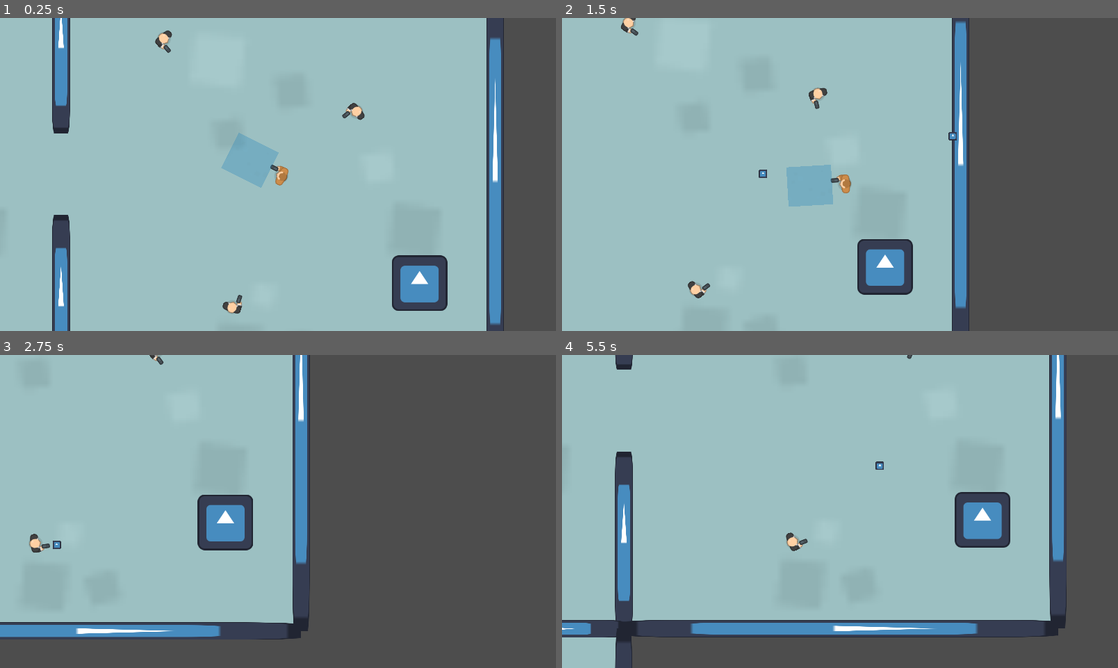
Above: before the commit, frames 1-4 (two rows, left to right).
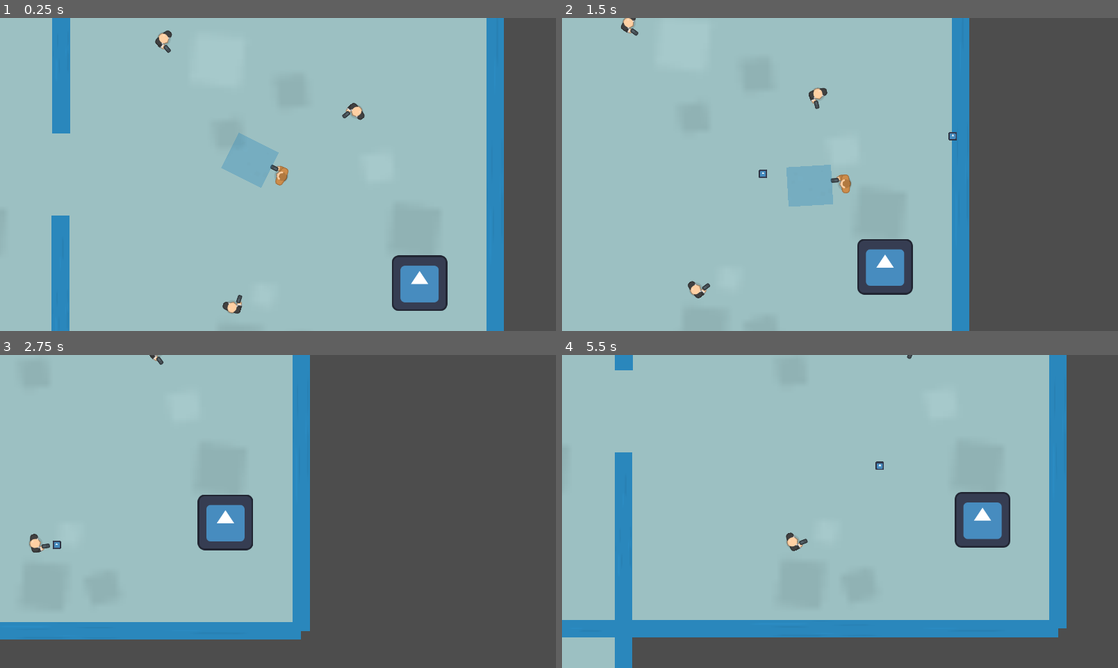
Above: after the commit, the same moments.

Repository: dmq262/Shadow-Stallion
Game: Godot game, scene res://scenes/main.tscn
The game is run twice, just before and just after one commit, with the same random seed, the same clock (stepped at 60 frames per second) and the same inputs. The engine's default icon, where the game draws it, is replaced by a stand-in: a white triangle on a blue panel in a dark square. Sound files missing from this copy of the repository are replaced by a short silence.
Inputs (mouse positions are in pixels of both pictures, inside the frame that each line leads up to):
- Up to frame 1 (0.25 s): no input
- Up to frame 2 (1.5 s): move the mouse to (962, 158) at 0.52 s; hold D (move_right) 0.53-1.28 s; click (962, 158) at 0.6 s; move the mouse to (728, 190) at 1.27 s; hold S (move_down) from 1.28 s (still down); right-click (728, 190) at 1.35 s
- Up to frame 3 (2.75 s): click (166, 527) at 1.55 s; move the mouse to (333, 442) at 2.02 s; release S (move_down) at 2.03 s; hold D (move_right) from 2.03 s (still down); tap Shift (dash) at 2.1 s; click (333, 442) at 2.3 s
- Up to frame 4 (5.5 s): move the mouse to (812, 574) at 2.77 s; release D (move_right) at 2.78 s; hold W (move_up) 2.78-3.53 s; click (812, 574) at 2.85 s; move the mouse to (1006, 558) at 3.52 s; hold A (move_left) 3.53-5.03 s; click (1006, 558) at 3.6 s; move the mouse to (673, 464) at 4.27 s; right-click (673, 464) at 4.35 s; click (673, 464) at 4.55 s; move the mouse to (867, 511) at 5.02 s; hold S (move_down) from 5.03 s (still down); tap Shift (dash) at 5.1 s; click (867, 511) at 5.3 s

The runs differ from the first frame. In frame 1, 5.6% of the frame differs, in the area x 9-91%, y 0-100%; in frame 2, 3.1%; in frame 3, 5.7%; in frame 4, 9.9%, in the area x 0-91%, y 0-100%.

Commit message:
change wall texture to something more acceptable

Diff:
--- a/scenes/wall_door.tscn
+++ b/scenes/wall_door.tscn
@@ -1,6 +1,6 @@
 [gd_scene load_steps=3 format=3 uid="uid://bgh751mybevw0"]
 
-[ext_resource type="Texture2D" uid="uid://bclxufr4qgaob" path="res://art/icon.svg" id="1_3aqqa"]
+[ext_resource type="Texture2D" uid="uid://cq1uji5x58f52" path="res://art/kenny_top_down_shooter/PNG/Tiles/tile_19.png" id="1_3r24d"]
 
 [sub_resource type="RectangleShape2D" id="RectangleShape2D_dp022"]
 size = Vector2(41, 405.75)
@@ -8,14 +8,14 @@
 [node name="wall_door" type="StaticBody2D" groups=["wall"]]
 
 [node name="Sprite2D2" type="Sprite2D" parent="."]
-position = Vector2(0.5, 296.5)
-scale = Vector2(0.320313, 3.17969)
-texture = ExtResource("1_3aqqa")
+position = Vector2(-0.499999, 297)
+scale = Vector2(0.640625, 6.34375)
+texture = ExtResource("1_3r24d")
 
 [node name="Sprite2D3" type="Sprite2D" parent="."]
-position = Vector2(0.5, -297.5)
-scale = Vector2(0.320313, 3.16406)
-texture = ExtResource("1_3aqqa")
+position = Vector2(0.5, -297)
+scale = Vector2(0.640625, 6.34375)
+texture = ExtResource("1_3r24d")
 
 [node name="CollisionShape2D" type="CollisionShape2D" parent="."]
 position = Vector2(-0.5, 297.125)
--- a/scenes/wall_solid.tscn
+++ b/scenes/wall_solid.tscn
@@ -1,6 +1,6 @@
 [gd_scene load_steps=3 format=3 uid="uid://t8wfyw8o5x4y"]
 
-[ext_resource type="Texture2D" uid="uid://bclxufr4qgaob" path="res://art/icon.svg" id="1_qf37x"]
+[ext_resource type="Texture2D" uid="uid://cq1uji5x58f52" path="res://art/kenny_top_down_shooter/PNG/Tiles/tile_19.png" id="1_dp6ok"]
 
 [sub_resource type="RectangleShape2D" id="RectangleShape2D_sj516"]
 size = Vector2(40, 1000)
@@ -8,9 +8,9 @@
 [node name="wall_solid" type="StaticBody2D" groups=["wall"]]
 
 [node name="Sprite2D" type="Sprite2D" parent="."]
-position = Vector2(0, 2.86102e-05)
-scale = Vector2(0.3125, 7.8125)
-texture = ExtResource("1_qf37x")
+position = Vector2(0, -2.16961e-05)
+scale = Vector2(0.625, 15.625)
+texture = ExtResource("1_dp6ok")
 
 [node name="CollisionShape2D" type="CollisionShape2D" parent="."]
 shape = SubResource("RectangleShape2D_sj516")
